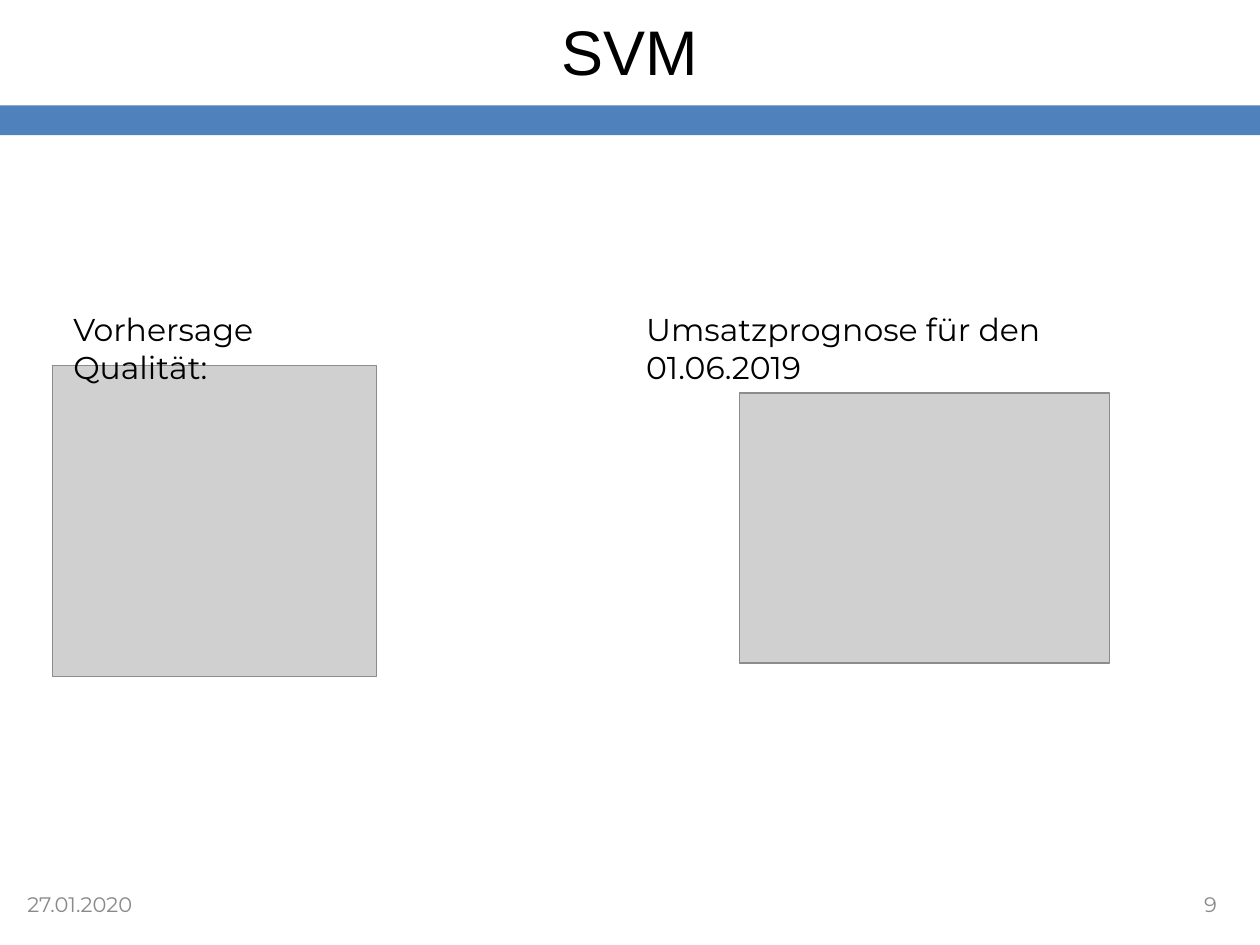
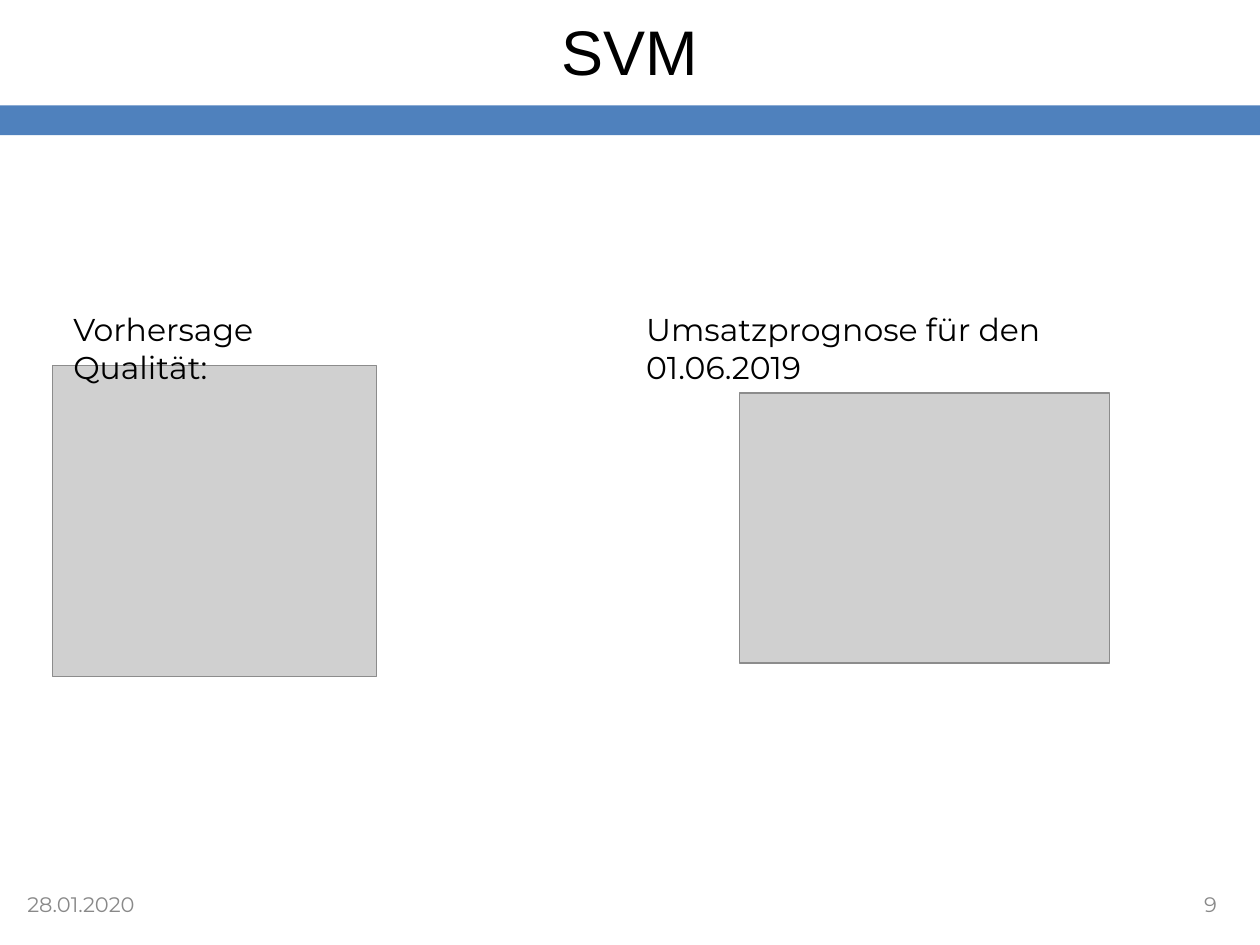
Before and after one commit to SvenjaDrewanz/Gruppe-4, a slide deck: slide 9 of Vortrag/Vortrag_OpenCampus_01.ppt. Drawn at 1260x945 pixels with LibreOffice and Linux fonts; fonts in the diff are those of the drawing; grey boxes stand for pictures. Boxes give left, top, right and bottom in pixels: in the first picture for what was removed or moved away, otherwise in the second. Text is boxed around its words. In the diff, an @@ line names an element or a change of style, - is before the commit and + after.

```diff
--- a/Vortrag/Vortrag_OpenCampus_01.ppt
+++ b/Vortrag/Vortrag_OpenCampus_01.ppt
@@ text at (x1=27, y1=897, x2=134, y2=912): text changed @@
-27.01.2020
+28.01.2020
```
Also in this commit, not shown: 7 other slides changed.
